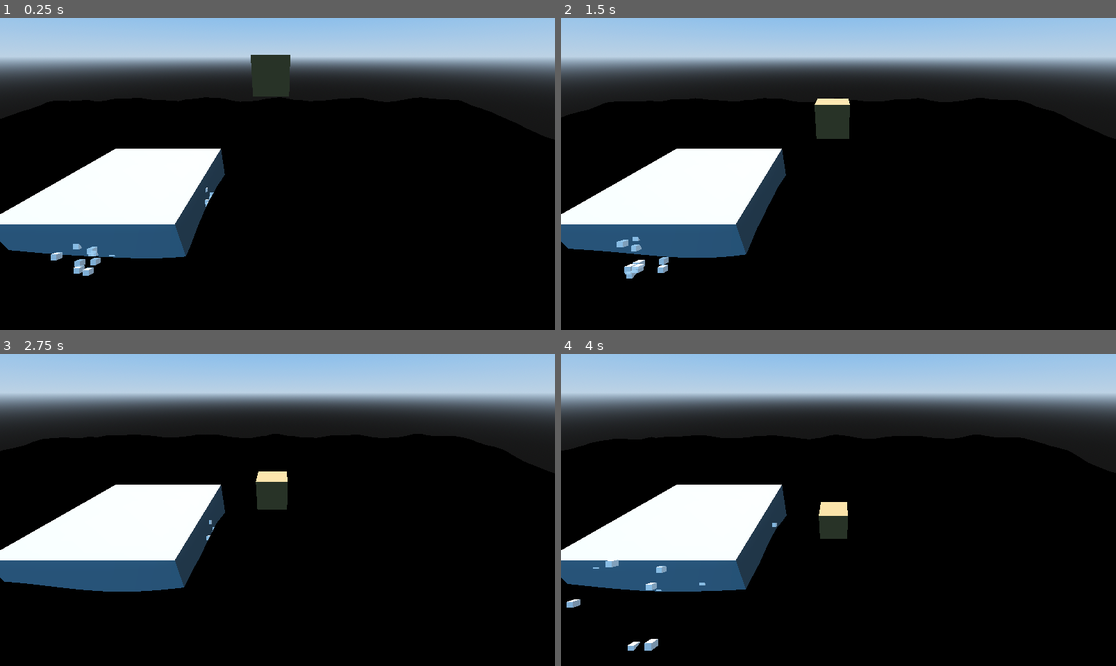
Above: before the commit, frames 1-4 (two rows, left to right).
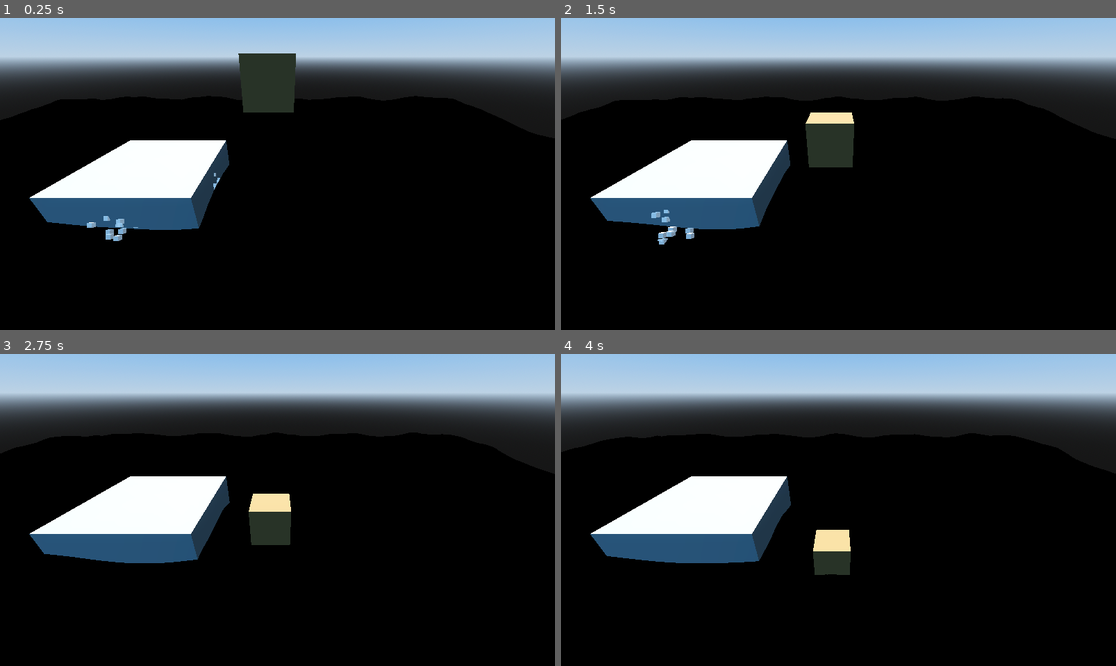
Above: after the commit, the same moments.

Repository: bkttt0429/The-Ember-Archipelago
Game: Godot game, scene res://WaterSystem/WaterTest.tscn
Same seed, same stepped clock (60 frames per second), same inputs: the game is played once before the commit and once after it.
Inputs:
- Up to frame 1 (0.25 s): no input
- Up to frame 2 (1.5 s): no input
- Up to frame 3 (2.75 s): no input
- Up to frame 4 (4 s): no input

The runs differ from the first frame. In frame 1, 7.9% of the frame differs, in the area x 0-87%, y 11-83%; in frame 2, 8.4%, in the area x 0-86%, y 25-84%; in frame 3, 8.1%; in frame 4, 8.2%.
Error before the commit: Attempt to call function 'add_child' in base 'null instance' on a null instance. (res://WaterSystem/RippleSystem/RippleManager.gd:34)

Commit message:
feat: implement a stylized water system with ripple management and splash detection

Diff:
--- a/WaterSystem/RippleSystem/RippleManager.gd
+++ b/WaterSystem/RippleSystem/RippleManager.gd
@@ -17,6 +17,7 @@
 	var uv_y = (world_pos.z + ripple_area_size / 2.0) / ripple_area_size
 
 	if uv_x >= 0 and uv_x <= 1 and uv_y >= 0 and uv_y <= 1:
+		print("Drawing Ripple Brush at: ", Vector2(uv_x, uv_y))
 		_draw_brush_at(Vector2(uv_x, uv_y), strength)
 
 func _draw_brush_at(uv: Vector2, strength: float):
--- a/WaterSystem/RippleSystem/RippleViewport.tscn
+++ b/WaterSystem/RippleSystem/RippleViewport.tscn
@@ -22,7 +22,6 @@
 [node name="BackBufferCopy" type="BackBufferCopy" parent="."]
 copy_mode = 2
 
-[node name="BrushContainer" type="Node2D" parent="BackBufferCopy"]
 
 [node name="SimulationPass" type="ColorRect" parent="."]
 material = SubResource("ShaderMaterial_sim")
@@ -32,3 +31,5 @@
 grow_horizontal = 2
 grow_vertical = 2
 texture = SubResource("ImageTexture_empty")
+
+[node name="BrushContainer" type="Node2D" parent="."]
--- a/WaterSystem/VFX/WaveSplashDetector.gd
+++ b/WaterSystem/VFX/WaveSplashDetector.gd
@@ -4,6 +4,7 @@
 @export var detection_offset: float = 0.0
 @export var splash_cooldown: float = 0.5
 @export var splash_threshold: float = 0.2 # How much water must cover this point to splash
+@export var trigger_ripples: bool = true # Option to disable ripples for some objects
 
 var _timer: float = 0.0
 var _was_underwater: bool = false
@@ -43,11 +44,13 @@
 
 	# Also trigger if we are "just at the surface" and wave is hitting us hard?
 	# For continuous waves hitting a rock:
-	if is_underwater and _timer <= 0:
-		# Random chance to splash again if wave is still high?
-		if randf() < 0.1:
-			_spawn_splash()
-			_timer = splash_cooldown
+	# Continuous splashing while underwater often looks like "pulsing" for static objects.
+	# Disabled to prevent "Object didn't move, why ripple?" confusion.
+	# To simulate wake for moving objects, we'd need velocity checks.
+	# if is_underwater and _timer <= 0:
+	# 	if randf() < 0.1:
+	# 		_spawn_splash()
+	# 		_timer = splash_cooldown
 
 	_was_underwater = is_underwater
 
@@ -63,5 +66,6 @@
 		splash.queue_free()
 
 	# Trigger Dynamic Ripple
-	if ripple_manager:
-		ripple_manager.apply_ripple(global_position, -0.5) # Negative for initial impact depression, or positive for peak
+	# Trigger Dynamic Ripple
+	if ripple_manager and trigger_ripples:
+		ripple_manager.apply_ripple(global_position, 1.0) # Positive for test
--- a/WaterSystem/WaterMaterial.tres
+++ b/WaterSystem/WaterMaterial.tres
@@ -54,7 +54,7 @@
 resource_local_to_scene = true
 render_priority = 0
 shader = ExtResource("1_mpvtw")
-shader_parameter/sync_time = 492.208
+shader_parameter/sync_time = 556.432
 shader_parameter/contact_foam_depth = 0.5
 shader_parameter/contact_foam_power = 2.0
 shader_parameter/ripple_map_size = 50.0
--- a/WaterSystem/WaterTest.tscn
+++ b/WaterSystem/WaterTest.tscn
@@ -38,6 +38,7 @@
 [node name="FoamViewport" type="SubViewport" parent="."]
 transparent_bg = true
 canvas_cull_mask = 4293918720
+render_target_update_mode = 4
 
 [node name="Base" type="Node3D" parent="FoamViewport"]
 
@@ -54,7 +55,6 @@
 script = ExtResource("8_ripple_man")
 water_material = ExtResource("4_material")
 ripple_viewport = NodePath("../RippleViewport")
-ripple_area_size = 50.0
 
 [node name="Water" type="MeshInstance3D" parent="."]
 mesh = ExtResource("2_mesh")
@@ -67,7 +67,7 @@
 shadow_enabled = true
 
 [node name="FloatingBox" parent="." instance=ExtResource("5_box")]
-transform = Transform3D(1, 0, 0, 0, 1, 0, 0, 0, 1, 2, 5, 0)
+transform = Transform3D(1, 0, 0, 0, 1, 0, 0, 0, 1, 2, 5, 2.9679165)
 
 [node name="Rock" type="CSGBox3D" parent="."]
 transform = Transform3D(1, 0, 0, 0, 1, 0, 0, 0, 1, -3, -1, 0)
@@ -90,4 +90,4 @@
 script = ExtResource("6_detector")
 
 [node name="Camera3D" type="Camera3D" parent="."]
-transform = Transform3D(1, 0, 0, 0, 0.8660253, 0.50000024, 0, -0.50000024, 0.8660253, 2.1769447, 5.2803802, 6.436619)
+transform = Transform3D(1, 0, 0, 0, 0.8660253, 0.50000024, 0, -0.50000024, 0.8660253, 2.1769447, 5.2803802, 7.5681524)
--- a/WaterSystem/stylized_water.gdshader
+++ b/WaterSystem/stylized_water.gdshader
@@ -108,6 +108,8 @@
 uniform sampler2D foam_wobble_noise : filter_linear_mipmap;
 uniform float foam_wobble_size = 10.0;
 varying float foam_power;
+
+uniform float foam_crest_threshold : hint_range(0.0, 5.0) = 1.35; // Moved to uniform for control
 
 group_uniforms v_color;
 
@@ -392,7 +394,7 @@
 	// Max potential height is approx (Amp1 + Amp2 - HeightScale*0.5) * HeightScale
 	// With defaults: (2.0 + 0.2 - 0.5) * 1.0 = 1.7.
 	// We want foam only at the very top (e.g., > 1.45).
-	float crest_trigger = 1.35;
+	float crest_trigger = foam_crest_threshold;
 
 	// Noise lookup for foam breakup
 	float crest_noise = texture(foam, g_uv(rounded_uv * 1.2, normal_noise_speed * 1.5, true, NODE_POSITION_WORLD)).r;
Not shown: 1 places in WaterSystem/WaterTest.tscn that only renumber resources
Not shown, changed: .gitignore
Not shown, changed: WaterSystem/ImplementationPlan.md
